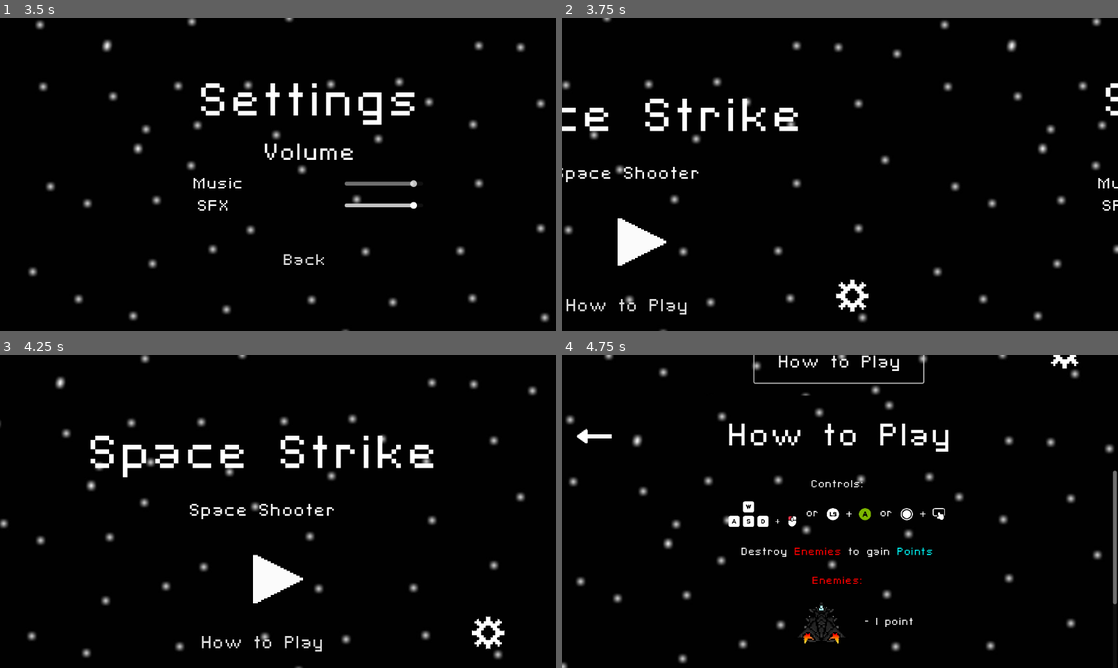
Above: before the commit, frames 1-4 (two rows, left to right).
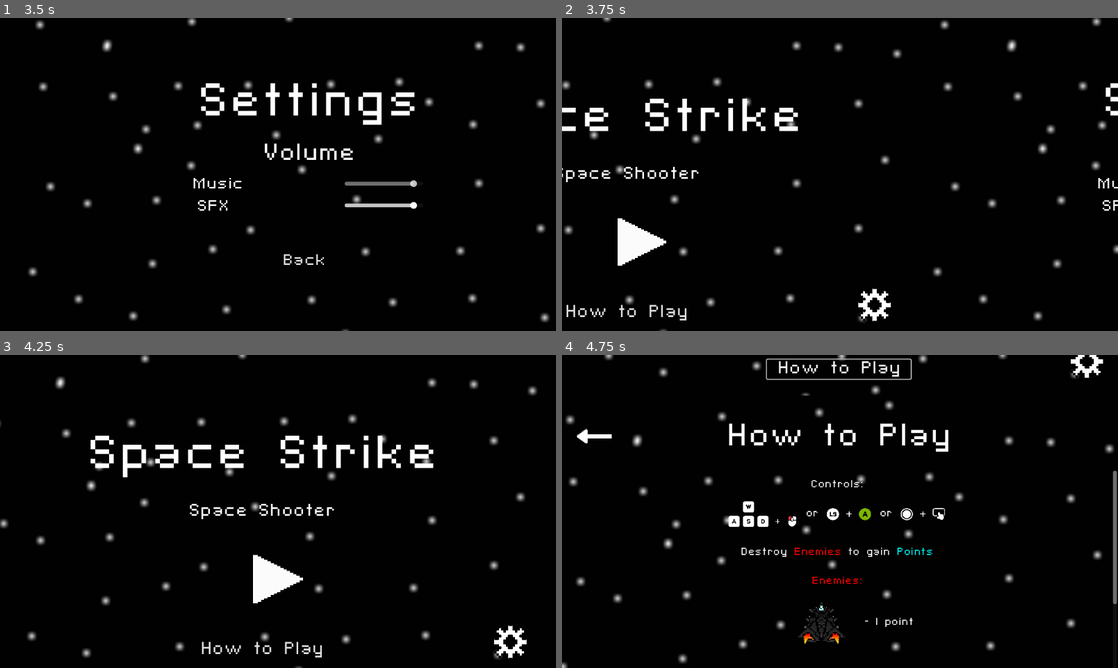
Above: after the commit, the same moments.

Repository: cofeek-codes/Space-Strike
Game: Godot game, scene res://scenes/ui/main_menu.tscn
Two runs of this game, one before a commit and one after it. Both use one fixed random seed, a clock stepped at 60 frames per second and the inputs below.
Inputs (mouse positions are in pixels of both pictures, inside the frame that each line leads up to; where the layout moved, square brackets give the same spot in the first picture):
- Up to frame 1 (3.5 s): click (528, 302) [505, 293] at 0.5 s; move the mouse to (400, 158) at 1.27 s; hold Right (move_right) 1.28-2 s; click (400, 158) at 1.35 s; drag from (166, 190) to (250, 237) at 2.02 s; move the mouse to (333, 105) at 2.77 s; hold Right (move_right) from 2.78 s (still down); click (333, 105) at 2.85 s
- Up to frame 2 (3.75 s): release Right (move_right) at 3.5 s; click "Back" at 3.5 s
- Up to frame 3 (4.25 s): no input
- Up to frame 4 (4.75 s): click "How to Play" at 4.25 s

Frame 1 is identical in both runs. In frame 2, 0.9% of the frame differs, in the area x 0-60%, y 83-97%; in frame 3, 0.9%; in frame 4, 1.2%, in the area x 34-98%, y 0-10%.

Commit message:
main menu fixed for expand (or not yet)

Diff:
--- a/project.godot
+++ b/project.godot
@@ -31,7 +31,6 @@
 [display]
 
 window/stretch/mode="viewport"
-window/stretch/aspect="expand"
 
 [editor]
 
--- a/scenes/ui/main_menu.tscn
+++ b/scenes/ui/main_menu.tscn
@@ -170,75 +170,24 @@
 &"pulse": SubResource("Animation_fm7ny")
 }
 
-[sub_resource type="Animation" id="Animation_4cpxc"]
-length = 0.001
-tracks/0/type = "value"
-tracks/0/imported = false
-tracks/0/enabled = true
-tracks/0/path = NodePath(".:self_modulate")
-tracks/0/interp = 1
-tracks/0/loop_wrap = true
-tracks/0/keys = {
-"times": PackedFloat32Array(0),
-"transitions": PackedFloat32Array(1),
-"update": 0,
-"values": [Color(1, 1, 1, 0)]
-}
-
-[sub_resource type="Animation" id="Animation_iyefc"]
+[sub_resource type="Animation" id="Animation_uhagc"]
 resource_name = "appear"
 tracks/0/type = "value"
 tracks/0/imported = false
 tracks/0/enabled = true
-tracks/0/path = NodePath(".:self_modulate")
-tracks/0/interp = 1
-tracks/0/loop_wrap = true
-tracks/0/keys = {
-"times": PackedFloat32Array(0, 1),
-"transitions": PackedFloat32Array(1, 1),
-"update": 0,
-"values": [Color(1, 1, 1, 0), Color(1, 1, 1, 1)]
-}
-
-[sub_resource type="AnimationLibrary" id="AnimationLibrary_5wqwc"]
-_data = {
-&"RESET": SubResource("Animation_4cpxc"),
-&"appear": SubResource("Animation_iyefc")
-}
-
-[sub_resource type="Animation" id="Animation_brayh"]
-length = 0.001
-tracks/0/type = "value"
-tracks/0/imported = false
-tracks/0/enabled = true
-tracks/0/path = NodePath("..:self_modulate")
-tracks/0/interp = 1
-tracks/0/loop_wrap = true
-tracks/0/keys = {
-"times": PackedFloat32Array(0),
-"transitions": PackedFloat32Array(1),
-"update": 0,
-"values": [Color(1, 1, 1, 1)]
-}
-
-[sub_resource type="Animation" id="Animation_vup6s"]
-resource_name = "appear"
-tracks/0/type = "value"
-tracks/0/imported = false
-tracks/0/enabled = true
-tracks/0/path = NodePath("..:position")
-tracks/0/interp = 1
-tracks/0/loop_wrap = true
-tracks/0/keys = {
-"times": PackedFloat32Array(0, 1),
-"transitions": PackedFloat32Array(1, 1),
-"update": 0,
-"values": [Vector2(0, 625), Vector2(0, 558)]
+tracks/0/path = NodePath(".:position")
+tracks/0/interp = 1
+tracks/0/loop_wrap = true
+tracks/0/keys = {
+"times": PackedFloat32Array(0, 1),
+"transitions": PackedFloat32Array(1, 1),
+"update": 0,
+"values": [Vector2(427, 118), Vector2(427, 18)]
 }
 tracks/1/type = "value"
 tracks/1/imported = false
 tracks/1/enabled = true
-tracks/1/path = NodePath("..:self_modulate")
+tracks/1/path = NodePath(".:self_modulate")
 tracks/1/interp = 1
 tracks/1/loop_wrap = true
 tracks/1/keys = {
@@ -248,10 +197,73 @@
 "values": [Color(1, 1, 1, 0), Color(1, 1, 1, 1)]
 }
 
-[sub_resource type="AnimationLibrary" id="AnimationLibrary_hqxw2"]
+[sub_resource type="Animation" id="Animation_btxxm"]
+length = 0.001
+tracks/0/type = "value"
+tracks/0/imported = false
+tracks/0/enabled = true
+tracks/0/path = NodePath(".:position")
+tracks/0/interp = 1
+tracks/0/loop_wrap = true
+tracks/0/keys = {
+"times": PackedFloat32Array(0),
+"transitions": PackedFloat32Array(1),
+"update": 0,
+"values": [Vector2(427, 18)]
+}
+tracks/1/type = "value"
+tracks/1/imported = false
+tracks/1/enabled = true
+tracks/1/path = NodePath(".:self_modulate")
+tracks/1/interp = 1
+tracks/1/loop_wrap = true
+tracks/1/keys = {
+"times": PackedFloat32Array(0),
+"transitions": PackedFloat32Array(1),
+"update": 0,
+"values": [Color(1, 1, 1, 0)]
+}
+
+[sub_resource type="AnimationLibrary" id="AnimationLibrary_btxxm"]
 _data = {
-&"RESET": SubResource("Animation_brayh"),
-&"appear": SubResource("Animation_vup6s")
+&"RESET": SubResource("Animation_btxxm"),
+&"appear": SubResource("Animation_uhagc")
+}
+
+[sub_resource type="Animation" id="Animation_wb0q5"]
+resource_name = "appear"
+tracks/0/type = "value"
+tracks/0/imported = false
+tracks/0/enabled = true
+tracks/0/path = NodePath("Sprite:self_modulate")
+tracks/0/interp = 1
+tracks/0/loop_wrap = true
+tracks/0/keys = {
+"times": PackedFloat32Array(0, 1),
+"transitions": PackedFloat32Array(1, 1),
+"update": 0,
+"values": [Color(1, 1, 1, 0), Color(1, 1, 1, 1)]
+}
+
+[sub_resource type="Animation" id="Animation_q85j6"]
+length = 0.001
+tracks/0/type = "value"
+tracks/0/imported = false
+tracks/0/enabled = true
+tracks/0/path = NodePath("Sprite:self_modulate")
+tracks/0/interp = 1
+tracks/0/loop_wrap = true
+tracks/0/keys = {
+"times": PackedFloat32Array(0),
+"transitions": PackedFloat32Array(1),
+"update": 0,
+"values": [Color(1, 1, 1, 0)]
+}
+
+[sub_resource type="AnimationLibrary" id="AnimationLibrary_8g5eo"]
+_data = {
+&"RESET": SubResource("Animation_q85j6"),
+&"appear": SubResource("Animation_wb0q5")
 }
 
 [node name="MainMenu" type="Control"]
@@ -366,67 +378,64 @@
 offset_top = 701.0
 offset_bottom = 701.0
 
-[node name="SettingsContainer" type="Control" parent="."]
-layout_mode = 1
-anchors_preset = 15
-anchor_right = 1.0
-anchor_bottom = 1.0
-grow_horizontal = 2
-grow_vertical = 2
-
-[node name="SettingsButton" type="TextureButton" parent="SettingsContainer"]
-layout_mode = 1
-anchors_preset = 3
-anchor_left = 1.0
+[node name="BottomContainer" type="Control" parent="."]
+layout_mode = 1
+anchors_preset = 12
 anchor_top = 1.0
 anchor_right = 1.0
 anchor_bottom = 1.0
-offset_left = -168.0
-offset_top = -133.0
-offset_right = -39.0
-offset_bottom = -25.0
+offset_top = -76.0
+grow_horizontal = 2
+grow_vertical = 0
+
+[node name="HowToPlayButton" type="Button" parent="BottomContainer"]
+self_modulate = Color(1, 1, 1, 0)
+layout_mode = 1
+anchors_preset = 8
+anchor_left = 0.5
+anchor_top = 0.5
+anchor_right = 0.5
+anchor_bottom = 0.5
+offset_left = -149.0
+offset_top = -20.0
+offset_right = 149.0
+offset_bottom = 20.0
+grow_horizontal = 2
+grow_vertical = 2
+theme_override_font_sizes/font_size = 35
+text = "MAIN_MENU_HTP"
+
+[node name="AnimationPlayer" type="AnimationPlayer" parent="BottomContainer/HowToPlayButton"]
+libraries = {
+&"": SubResource("AnimationLibrary_btxxm")
+}
+
+[node name="SettingsButton" type="TextureButton" parent="BottomContainer"]
+layout_mode = 1
+anchors_preset = 6
+anchor_left = 1.0
+anchor_top = 0.5
+anchor_right = 1.0
+anchor_bottom = 0.5
+offset_left = -122.0
+offset_top = -76.0
+offset_bottom = 35.0
 grow_horizontal = 0
-grow_vertical = 0
-
-[node name="Sprite" type="Sprite2D" parent="SettingsContainer/SettingsButton"]
+grow_vertical = 2
+stretch_mode = 3
+
+[node name="Sprite" type="Sprite2D" parent="BottomContainer/SettingsButton"]
 self_modulate = Color(1, 1, 1, 0)
 scale = Vector2(0.3, 0.3)
 texture = ExtResource("6_rmck1")
 centered = false
 
-[node name="AnimationPlayer" type="AnimationPlayer" parent="SettingsContainer/SettingsButton/Sprite"]
+[node name="AnimationPlayer" type="AnimationPlayer" parent="BottomContainer/SettingsButton"]
 libraries = {
-&"": SubResource("AnimationLibrary_5wqwc")
-}
-speed_scale = 1.5
-
-[node name="HowToPlayContainer" type="HBoxContainer" parent="."]
-z_index = 9
-custom_minimum_size = Vector2(150, 0)
-layout_mode = 1
-anchors_preset = 12
-anchor_top = 1.0
-anchor_right = 1.0
-anchor_bottom = 1.0
-offset_top = -23.0
-offset_bottom = 57.0
-grow_horizontal = 2
-grow_vertical = 0
-alignment = 1
-
-[node name="HowToPlayButton" type="Button" parent="HowToPlayContainer"]
-custom_minimum_size = Vector2(350, 0)
-layout_mode = 2
-theme_override_font_sizes/font_size = 35
-text = "MAIN_MENU_HTP"
-
-[node name="AnimationPlayer" type="AnimationPlayer" parent="HowToPlayContainer"]
-root_node = NodePath("../HowToPlayButton")
-libraries = {
-&"": SubResource("AnimationLibrary_hqxw2")
+&"": SubResource("AnimationLibrary_8g5eo")
 }
 
 [connection signal="animation_finished" from="TitleLabel/AnimationPlayer" to="." method="_on_title_animation_player_animation_finished"]
 [connection signal="pressed" from="PlayButton" to="." method="_on_play_button_pressed"]
-[connection signal="pressed" from="SettingsContainer/SettingsButton" to="." method="_on_settings_button_pressed"]
-[connection signal="pressed" from="HowToPlayContainer/HowToPlayButton" to="." method="_on_how_to_play_button_pressed"]
+[connection signal="pressed" from="BottomContainer/HowToPlayButton" to="." method="_on_how_to_play_button_pressed"]
+[connection signal="pressed" from="BottomContainer/SettingsButton" to="." method="_on_settings_button_pressed"]
--- a/scripts/ui/main_menu.gd
+++ b/scripts/ui/main_menu.gd
@@ -4,11 +4,11 @@
 @onready var audio_player: AudioStreamPlayer = $AudioPlayer
 @onready var subtitle_label: Label = $SubTitleLabel
 @onready var play_button: TextureButton = $PlayButton
-@onready var settings_button: TextureButton = $SettingsContainer/SettingsButton
+@onready var settings_button: TextureButton = $BottomContainer/SettingsButton
 @onready var camera: Camera2D = $Camera
 @onready var settings_menu: Control = $SettingsMenu
-@onready var htp_button: Button = $HowToPlayContainer/HowToPlayButton
-@onready var htp_container: HBoxContainer = $HowToPlayContainer
+@onready var htp_button: Button = $BottomContainer/HowToPlayButton
+@onready var htp_container: Control = $BottomContainer
 
 #@onready var set_locate_button: TextureButton = $SetLocateButton
 #@onready var set_locate_button_sprite: Sprite2D = $SetLocateButton/Sprite
@@ -44,9 +44,9 @@
 		play_button_animation_player.play('appear')
 		await get_tree().create_timer(1).timeout
 		play_button_animation_player.play('pulse')
-		var htp_button_animation_player: AnimationPlayer = htp_container.get_child(1)
+		var htp_button_animation_player: AnimationPlayer = htp_button.get_child(0)
 		htp_button_animation_player.play('appear')
-		var settings_button_animation_player: AnimationPlayer = settings_button.get_child(0).get_child(0)
+		var settings_button_animation_player: AnimationPlayer = settings_button.get_child(1)
 		settings_button_animation_player.play('appear')
 
 
